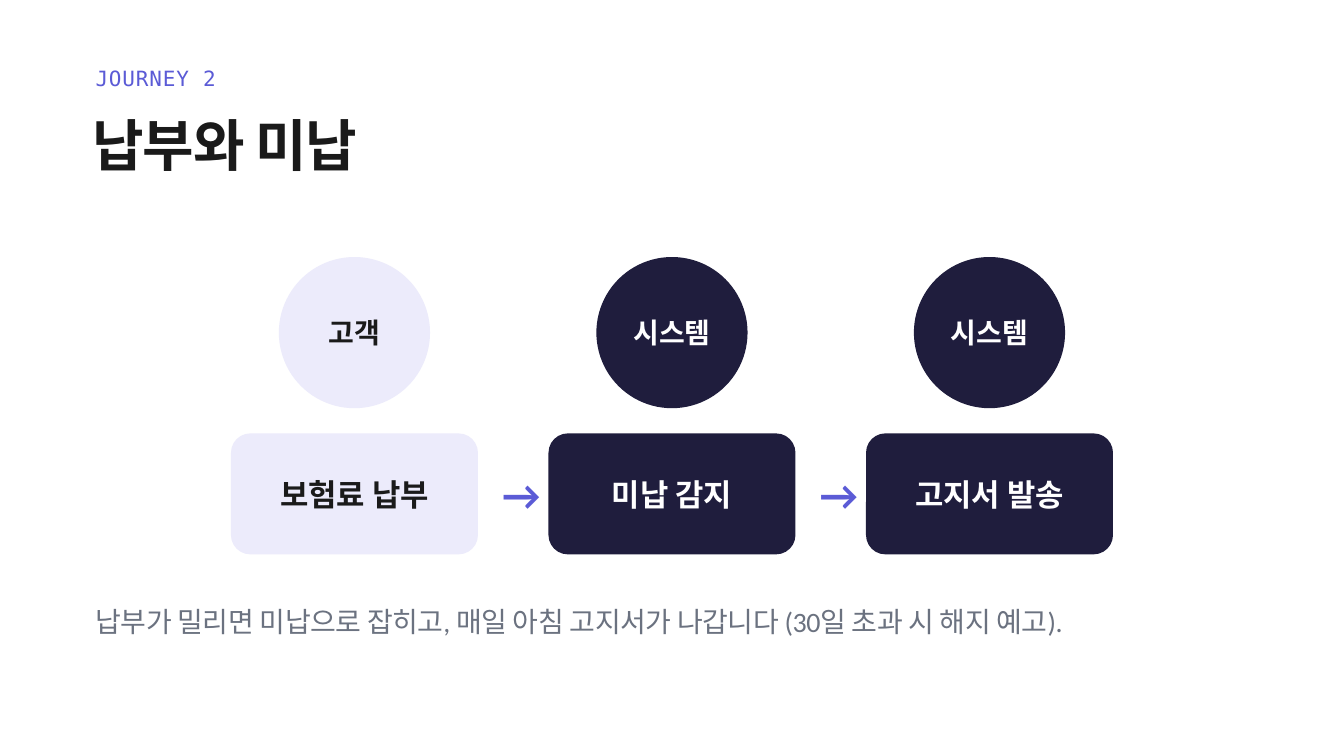
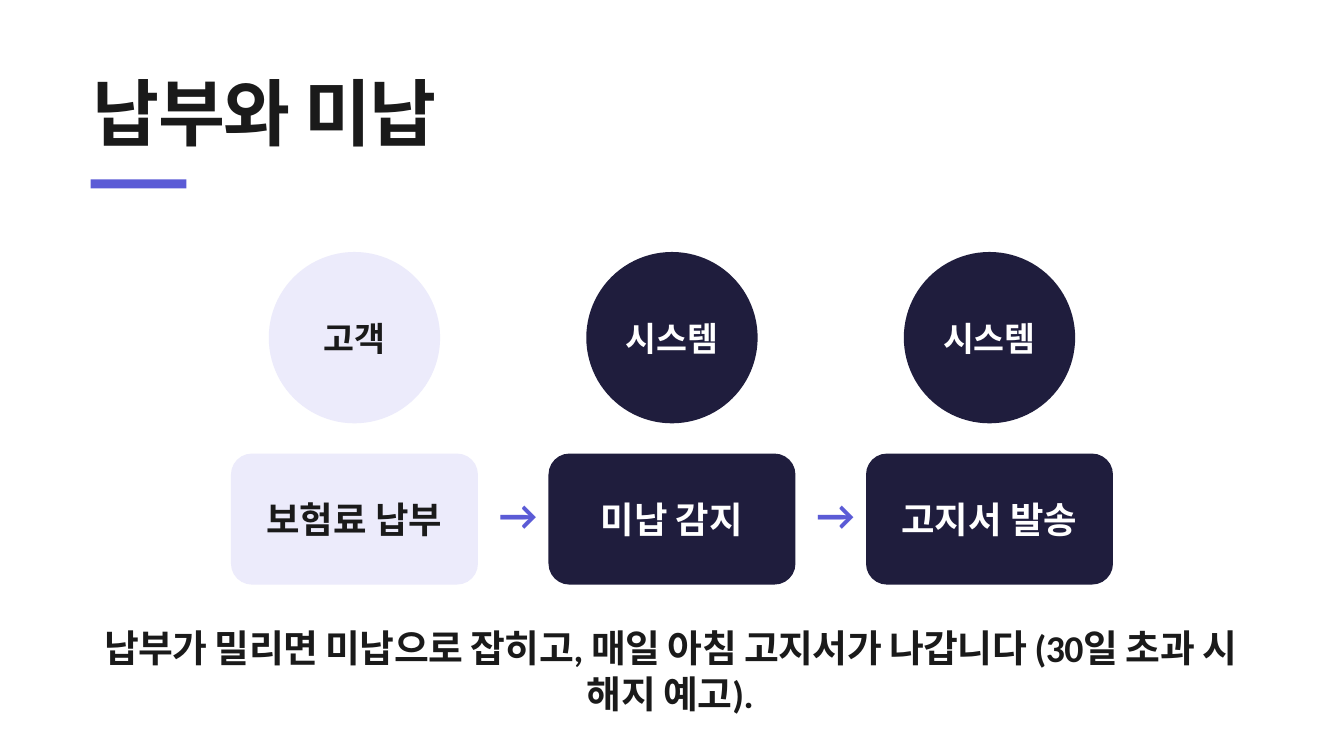
Before and after one commit to heyoonyoon/distributed-programming, a slide deck: slide 7 of docs/presentation/보험발표-figma.pptx. Drawn at 1344x756 pixels with LibreOffice and Linux fonts; fonts in the diff are those of the drawing. Boxes give left, top, right and bottom in pixels: in the first picture for what was removed or moved away, otherwise in the second. Text is boxed around its words. In the diff, an @@ line names an element or a change of style, - is before the commit and + after.

```diff
--- a/docs/presentation/보험발표-figma.pptx
+++ b/docs/presentation/보험발표-figma.pptx
@@ text "납부와 미납": place and size @@
-text "납부와 미납" at <box>93,119,357,171</box>
+text "납부와 미납" at <box>93,79,436,147</box>
@@ text "납부와 미납" at <box>93,79,436,147</box>: size 40 to 52 pt, letter spacing -0.8 to -1 pt @@
@@ text removed at <box>96,70,216,87</box> @@
-JOURNEY 2
@@ rectangle added at <box>91,179,187,189</box>, fill #5B5BD6 @@
@@ ellipse "고객": place and size @@
-ellipse "고객" at <box>279,257,431,408</box>
+ellipse "고객" at <box>269,252,441,423</box>
@@ ellipse "시스템": place and size @@
-ellipse "시스템" at <box>597,257,748,408</box>
+ellipse "시스템" at <box>587,252,758,423</box>
@@ size 20 to 24 pt in 3 elements at <box>269,252,441,423</box>, <box>587,252,758,423</box>, <box>904,252,1076,423</box> @@
@@ ellipse "시스템": place and size @@
-ellipse "시스템" at <box>914,257,1066,408</box>
+ellipse "시스템" at <box>904,252,1076,423</box>
@@ rounded rectangle "보험료 납부": place and size @@
-rounded rectangle "보험료 납부" at <box>231,434,478,555</box>
+rounded rectangle "보험료 납부" at <box>231,454,478,585</box>
@@ text "→": place and size @@
-text "→" at <box>486,459,557,529</box>
+text "→" at <box>483,479,554,549</box>
@@ rounded rectangle "미납 감지": place and size @@
-rounded rectangle "미납 감지" at <box>548,434,796,555</box>
+rounded rectangle "미납 감지" at <box>548,454,796,585</box>
@@ text "→": place and size @@
-text "→" at <box>804,459,874,529</box>
+text "→" at <box>801,479,871,549</box>
@@ size 22 to 26 pt in 3 elements at <box>231,454,478,585</box>, <box>548,454,796,585</box>, <box>866,454,1113,585</box> @@
@@ rounded rectangle "고지서 발송": place and size @@
-rounded rectangle "고지서 발송" at <box>866,434,1113,555</box>
+rounded rectangle "고지서 발송" at <box>866,454,1113,585</box>
@@ text "납부가 밀리면 미납으로 잡히고, 매일 ...": place and size @@
-text "납부가 밀리면 미납으로 잡히고, 매일 ..." at <box>96,608,1062,636</box>
+text "납부가 밀리면 미납으로 잡히고, 매일 ..." at <box>104,630,1237,714</box>
@@ text "납부가 밀리면 미납으로 잡히고, 매일 ..." at <box>104,630,1237,714</box>: size 20 to 27 pt, text colour #6B7280 to #1A1A1A, letter spacing -0.3 to -0.4 pt, bold on; alignment left to centre @@
```
Also in this commit, not shown: 15 other slides changed, 4 slides added, 4 slides removed, 7 other files.
